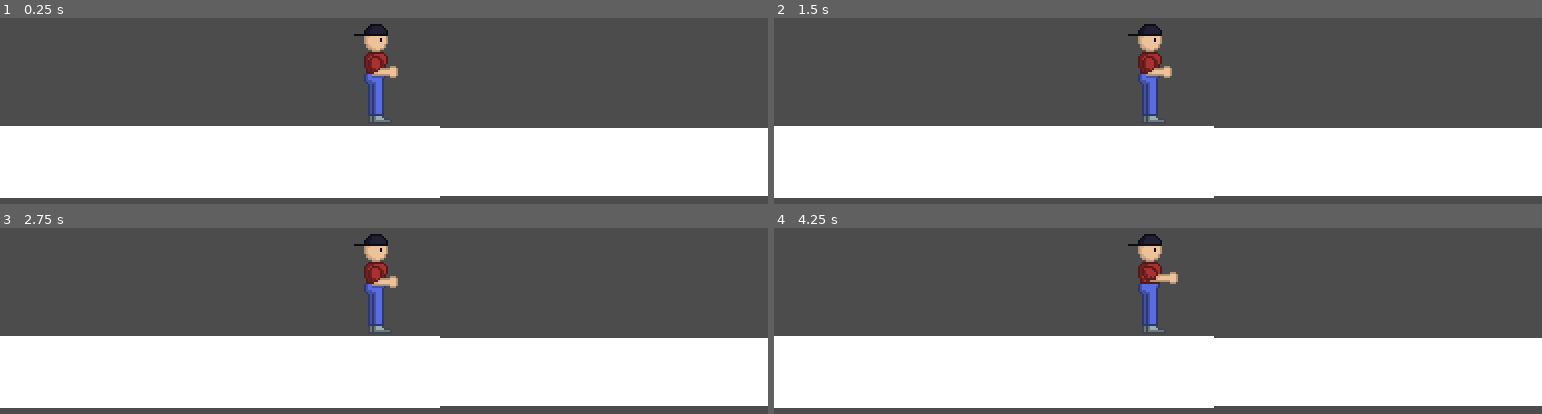
Above: before the commit, frames 1-4 (two rows, left to right).
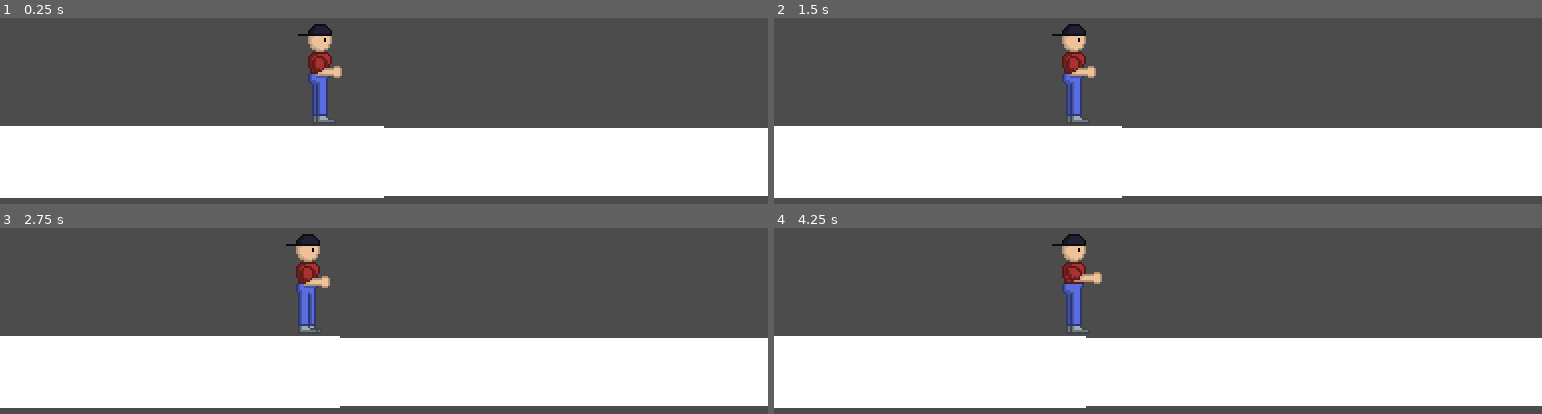
Above: after the commit, the same moments.

Repository: djfrailey/itchio-gamejam-2022
Game: Godot game, scene res://scenes/Test.tscn
Same seed, same stepped clock (60 frames per second), same inputs: the game is played once before the commit and once after it.
Inputs:
- Up to frame 1 (0.25 s): no input
- Up to frame 2 (1.5 s): hold Right (ui_right) 0.53-1.28 s; tap Space (ui_select) at 0.77 s; hold Left (ui_left) from 1.28 s (still down)
- Up to frame 3 (2.75 s): tap Space (ui_select) at 1.52 s; release Left (ui_left) at 2.03 s; hold Right (ui_right) from 2.03 s (still down)
- Up to frame 4 (4.25 s): tap Space (ui_select) at 3.02, 3.77 s; release Right (ui_right) at 3.53 s; hold Left (ui_left) from 3.53 s (still down)

The runs differ from the first frame. In frame 1, 2.9% of the frame differs, in the area x 38-58%, y 3-97%; in frame 2, 3.0%; in frame 3, 3.1%; in frame 4, 3.2%, in the area x 36-58%, y 3-97%.

Commit message:
Adds movement and camera flip

Diff:
--- a/scenes/Bull.tscn
+++ b/scenes/Bull.tscn
@@ -202,7 +202,9 @@
 
 [node name="Camera2D" type="Camera2D" parent="."]
 current = true
+process_mode = 0
 smoothing_enabled = true
+offset_h = 1.0
 
 [node name="Sprite" type="Sprite" parent="."]
 texture = ExtResource( 1 )
--- a/scenes/Test.tscn
+++ b/scenes/Test.tscn
@@ -20,3 +20,4 @@
 
 [node name="Bull" parent="." instance=ExtResource( 1 )]
 position = Vector2( 3, 49 )
+_movement_speed = 30.0
--- a/scripts/PlayerController.gd
+++ b/scripts/PlayerController.gd
@@ -4,8 +4,11 @@
 const _PUNCH_ANIMATION : String = "Punch"
 const _IDLE_ANIMATION : String = "Idle"
 
+export var _movement_speed : float = 5.0
+
 onready var _animPlayer : AnimationPlayer = $AnimationPlayer
 onready var _sprite : Sprite = $Sprite
+onready var _camera : Camera2D= $Camera2D
 
 var _can_move : bool = true # Used to prevent Player from moving while Punching.
 
@@ -14,7 +17,7 @@
 func _ready():
 	_animPlayer.connect("animation_finished", self, "_on_animPlayer_animation_finished")
 
-func _process(delta):
+func _physics_process(delta):
 	if (_can_move):
 		_handle_movement(delta)
 
@@ -29,6 +32,7 @@
 ## PRIVATE METHODS
 
 func _on_animPlayer_animation_finished(anim_name : String):
+	# Dirty hack since I didn't add a third frame for the punch animation :(
 	if (anim_name == _PUNCH_ANIMATION):
 		_start_animation(_IDLE_ANIMATION)
 
@@ -38,12 +42,35 @@
 		_can_move = false
 
 func _handle_movement(delta):
+	var velocity = Vector2()
+
 	if (Input.is_action_pressed("ui_right")):
-		_sprite.flip_h = false
+		_flip_right()
 		_start_animation(_WALK_ANIMATION)
+		velocity.x = _movement_speed
 	elif (Input.is_action_pressed("ui_left")):
-		_sprite.flip_h = true
+		_flip_left()
 		_start_animation(_WALK_ANIMATION)
+		velocity.x = -1 * _movement_speed
+
+	if (_is_walking() and (Input.is_action_just_released("ui_right") or Input.is_action_just_released("ui_left)"))):
+		_animPlayer.stop()
+
+	if (_is_walking()):
+		move_and_collide(velocity * delta)
+
+func _flip_right():
+	_sprite.flip_h = false
+	if (_camera.offset_h < 0):
+		_camera.offset_h = -1 * _camera.offset_h
+
+func _flip_left():
+	_sprite.flip_h = true
+	if (_camera.offset_h > 0):
+		_camera.offset_h = -1 * _camera.offset_h
+
+func _is_walking():
+	return _animPlayer.current_animation == _WALK_ANIMATION
 
 func _start_animation(animation : String):
 	assert(_animPlayer.has_animation(animation) == true, "Requested animation not present in PlayerController Requested:" + animation)
